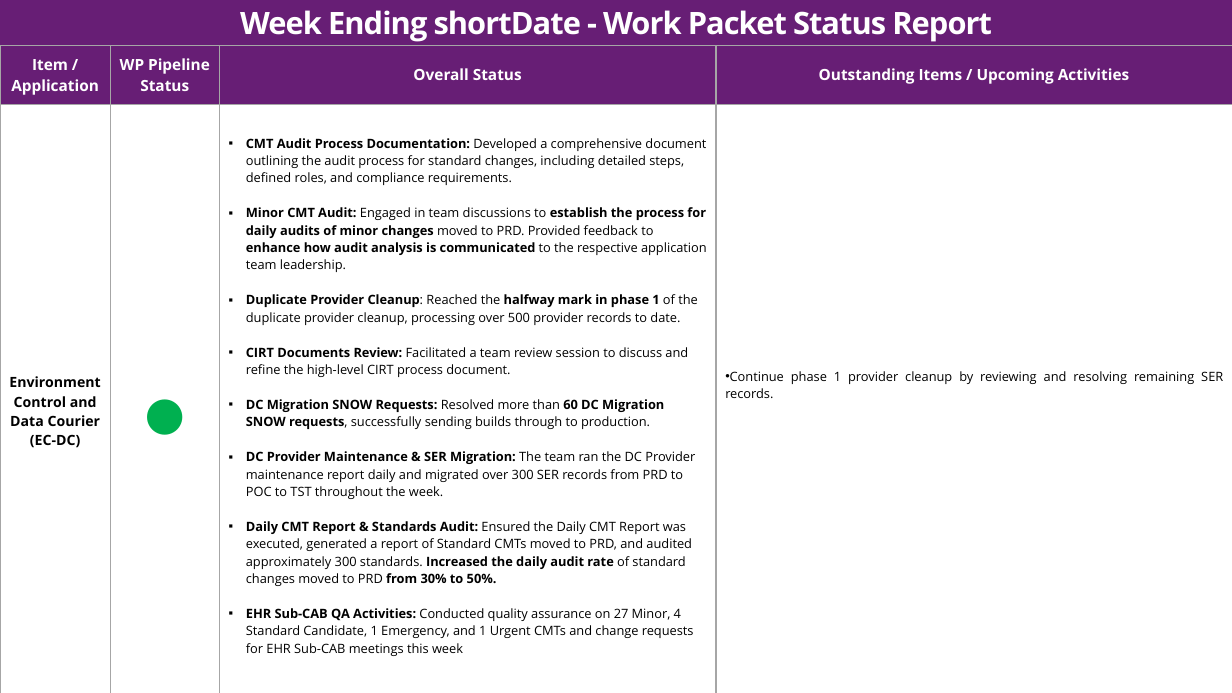
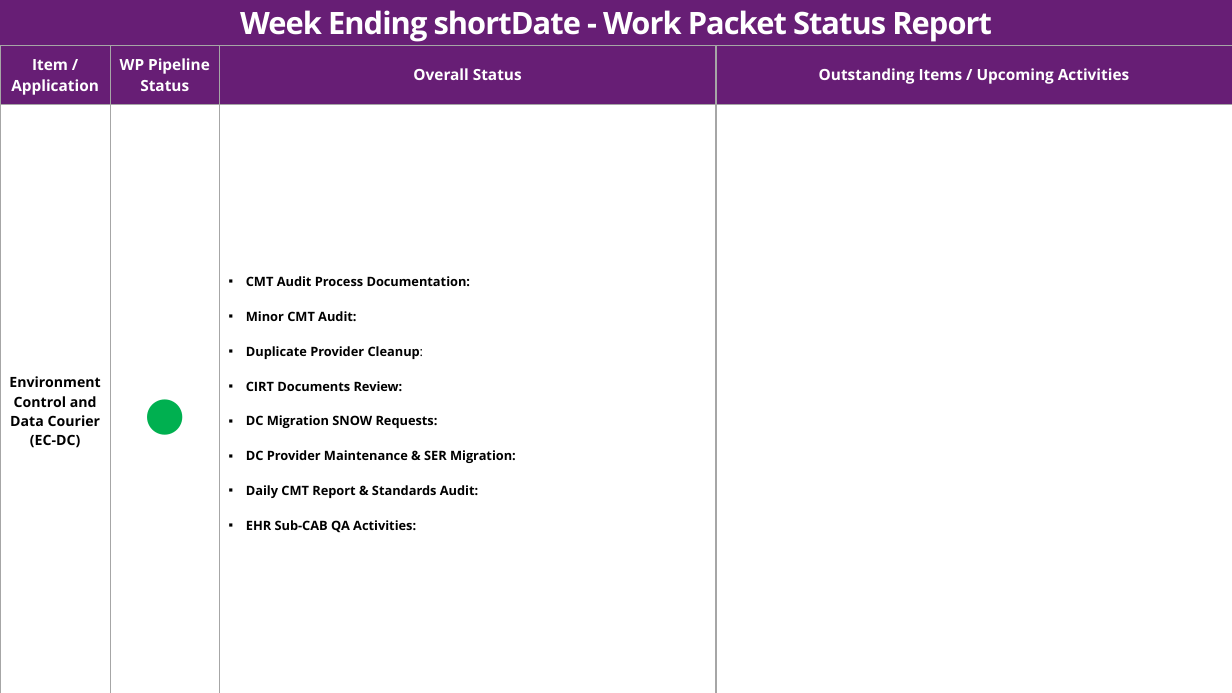
Before and after one commit to akshaya3206/Tracker-WeeklyDeck, a slide deck: slide 7 of WeeklyDeck_Template.pptx (slide 8 before the commit). Drawn at 1232x693 pixels with LibreOffice and Linux fonts; fonts in the diff are those of the drawing; background and template pictures are left out. Boxes give left, top, right and bottom in pixels: in the first picture for what was removed or moved away, otherwise in the second. Text is boxed around its words. In the diff, an @@ line names an element or a change of style, - is before the commit and + after.

```diff
--- a/WeeklyDeck_Template.pptx
+++ b/WeeklyDeck_Template.pptx
@@ table at <box>0,45,1232,693</box> @@
-row 2, column 3: CMT Audit Process Documentation: Developed a comprehensive document outlining the audit process for standard changes, including detailed steps, defined roles, and compliance requirements. / Minor CMT Audit: Engaged in team discussions to establish the process for daily audits of minor changes moved to PRD. Provided feedback to enhance how audit analysis is communicated to the respective application team leadership. / Duplicate Provider Cleanup: Reached the halfway mark in phase 1 of the duplicate provider cleanup, processing over 500 provider records to date. / CIRT Documents Review: Facilitated a team review session to discuss and refine the high-level CIRT process document. / DC Migration SNOW Requests: Resolved more than 60 DC Migration SNOW requests, successfully sending builds through to production. / DC Provider Maintenance & SER Migration: The team ran the DC Provider maintenance report daily and migrated over 300 SER records from PRD to POC to TST throughout the week. / Daily CMT Report & Standards Audit: Ensured the Daily CMT Report was executed, generated a report of Standard CMTs moved to PRD, and audited approximately 300 standards. Increased the daily audit rate of standard changes moved to PRD from 30% to 50%. / EHR Sub-CAB QA Activities: Conducted quality assurance on 27 Minor, 4 Standard Candidate, 1 Emergency, and 1 Urgent CMTs and change requests for EHR Sub-CAB meetings this week
+row 2, column 3: CMT Audit Process Documentation: / Minor CMT Audit: / Duplicate Provider Cleanup: / CIRT Documents Review: / DC Migration SNOW Requests: / DC Provider Maintenance & SER Migration: / Daily CMT Report & Standards Audit: / EHR Sub-CAB QA Activities:
-row 2, column 4: Continue phase 1 provider cleanup by reviewing and resolving remaining SER records.
+row 2, column 4: 
```
Also in this commit, not shown: 5 other slides changed, 1 slide removed, 2 other files.
